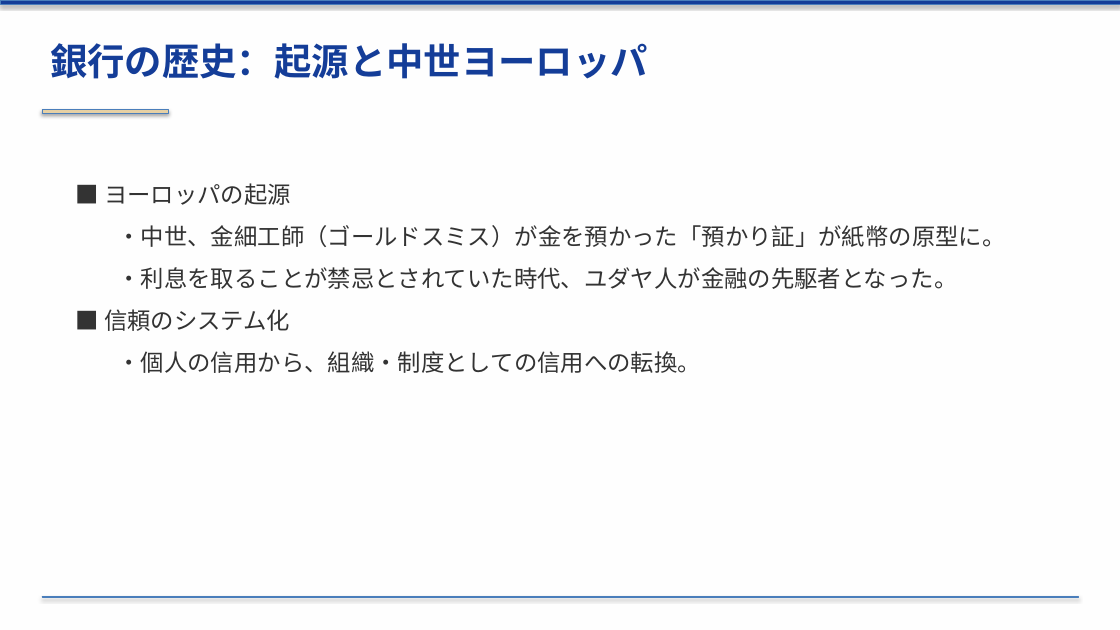
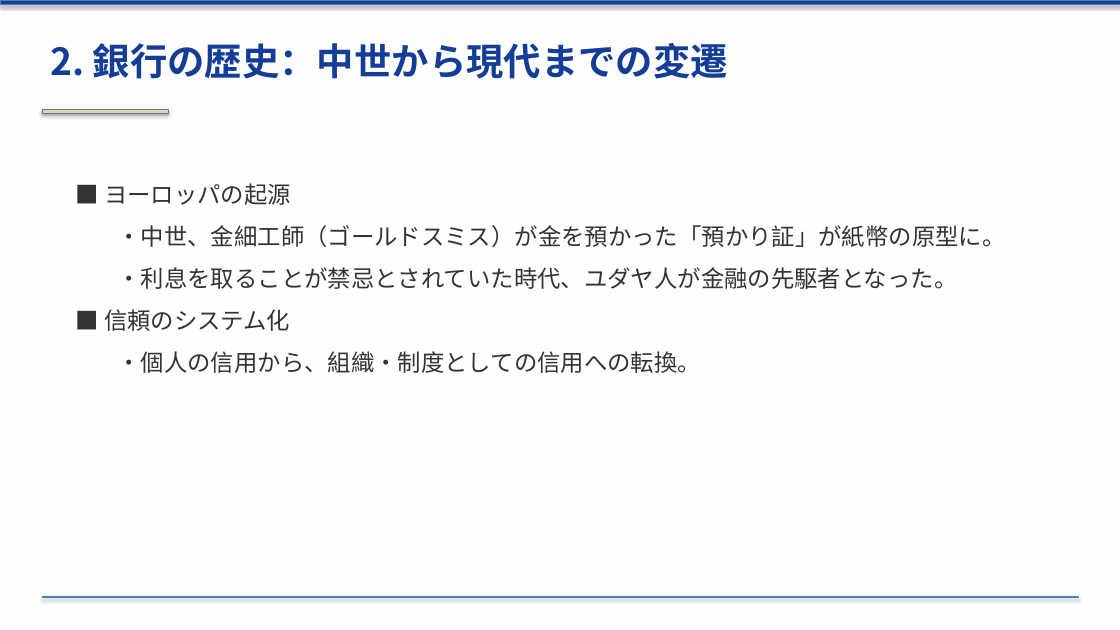
Before and after one commit to xilicrysta/bank-pptx, a slide deck: slide 4 of bank_industry_presentation.pptx. Drawn at 1120x630 pixels with LibreOffice and Linux fonts; fonts in the diff are those of the drawing. Boxes give left, top, right and bottom in pixels: in the first picture for what was removed or moved away, otherwise in the second. Text is boxed around its words. In the diff, an @@ line names an element or a change of style, - is before the commit and + after.

```diff
--- a/bank_industry_presentation.pptx
+++ b/bank_industry_presentation.pptx
@@ text at (50,43,728,79): text changed @@
-銀行の歴史：起源と中世ヨーロッパ
+2. 銀行の歴史：中世から現代までの変遷
```
Also in this commit, not shown: 11 other slides changed, 1 other file.
